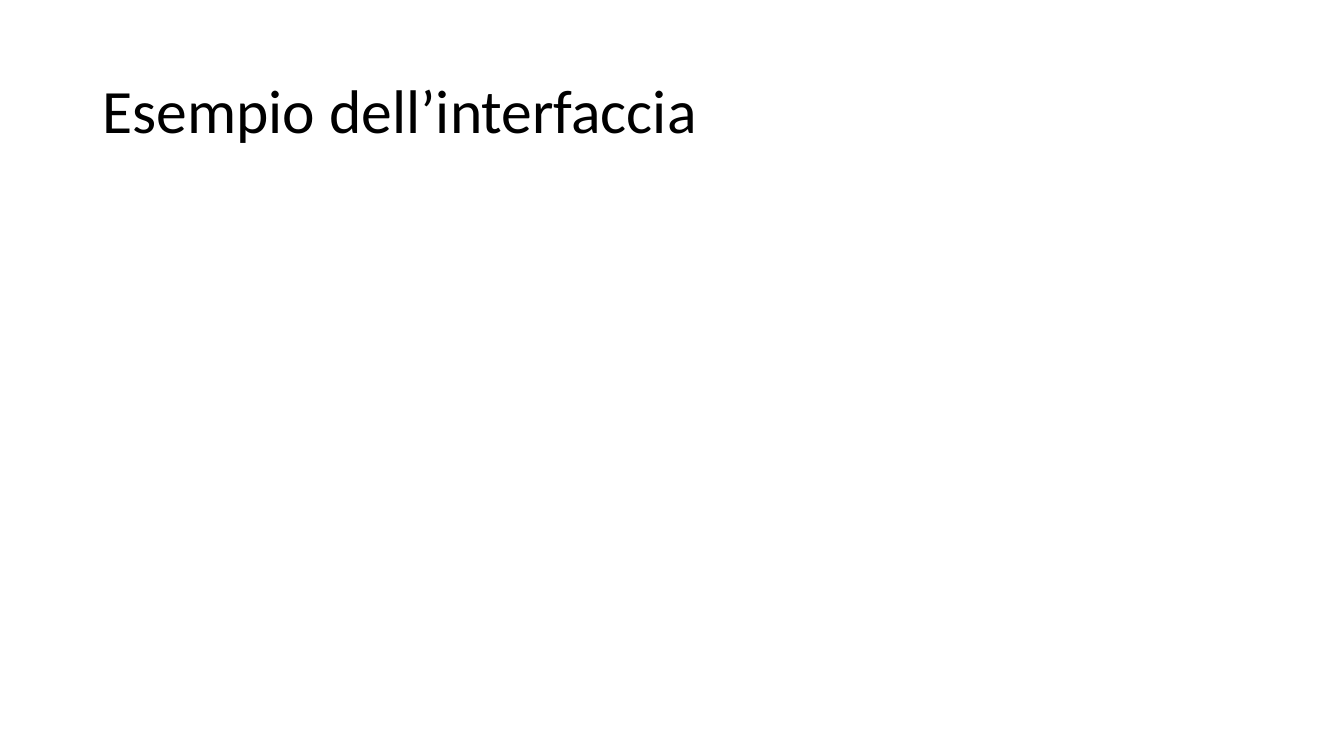
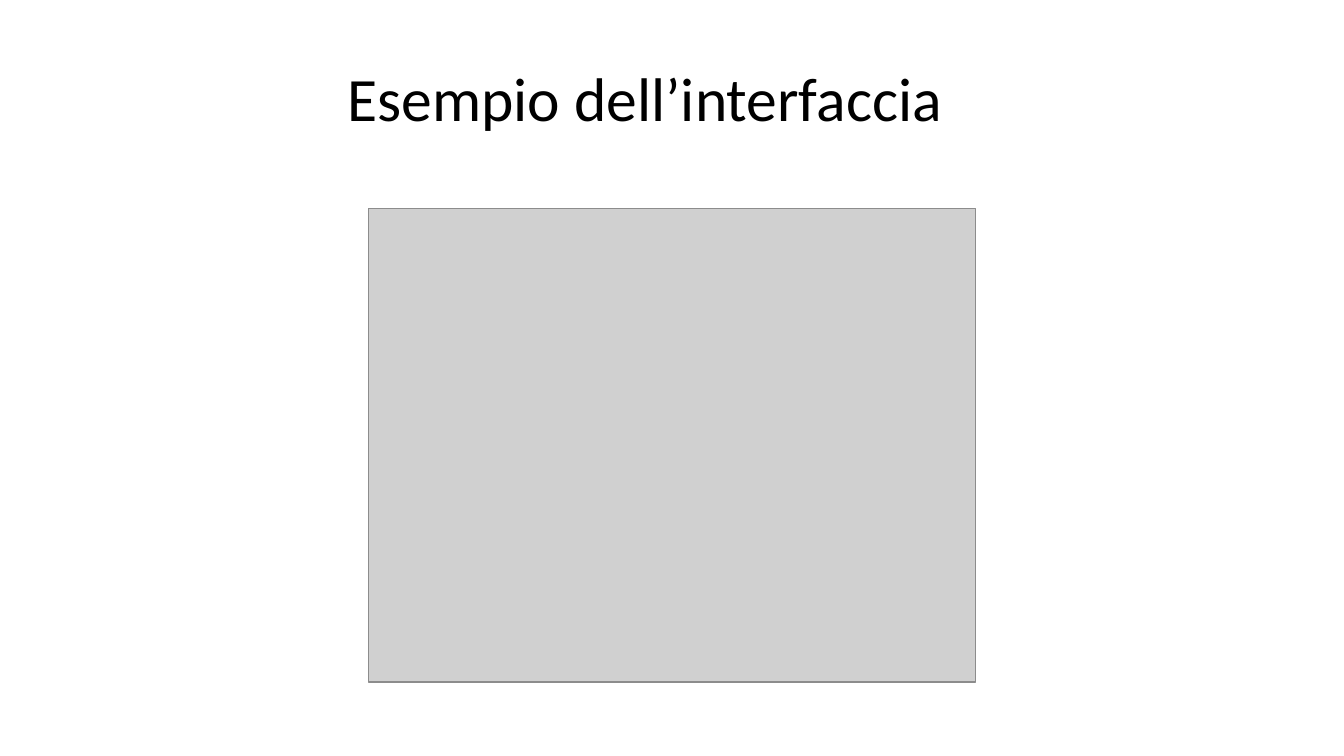
Before and after one commit to Trixyz28/TIW-ImgCatalog, a slide deck: slide 4 of Documents/ImgCatalog.pptx. Drawn at 1344x756 pixels with LibreOffice and Linux fonts; fonts in the diff are those of the drawing; grey boxes stand for pictures. Boxes give left, top, right and bottom in pixels: in the first picture for what was removed or moved away, otherwise in the second. Text is boxed around its words. In the diff, an @@ line names an element or a change of style, - is before the commit and + after.

```diff
--- a/Documents/ImgCatalog.pptx
+++ b/Documents/ImgCatalog.pptx
@@ title "Esempio dell’interfaccia": place and size @@
-title "Esempio dell’interfaccia" at [102,90,696,143]
+title "Esempio dell’interfaccia" at [348,78,941,131]
@@ title "Esempio dell’interfaccia" at [348,78,941,131]: alignment left to centre @@
@@ picture added at [368,209,976,683] @@
```
Also in this commit, not shown: 13 other slides changed, 5 slides added, 6 slides removed, 4 other files.
